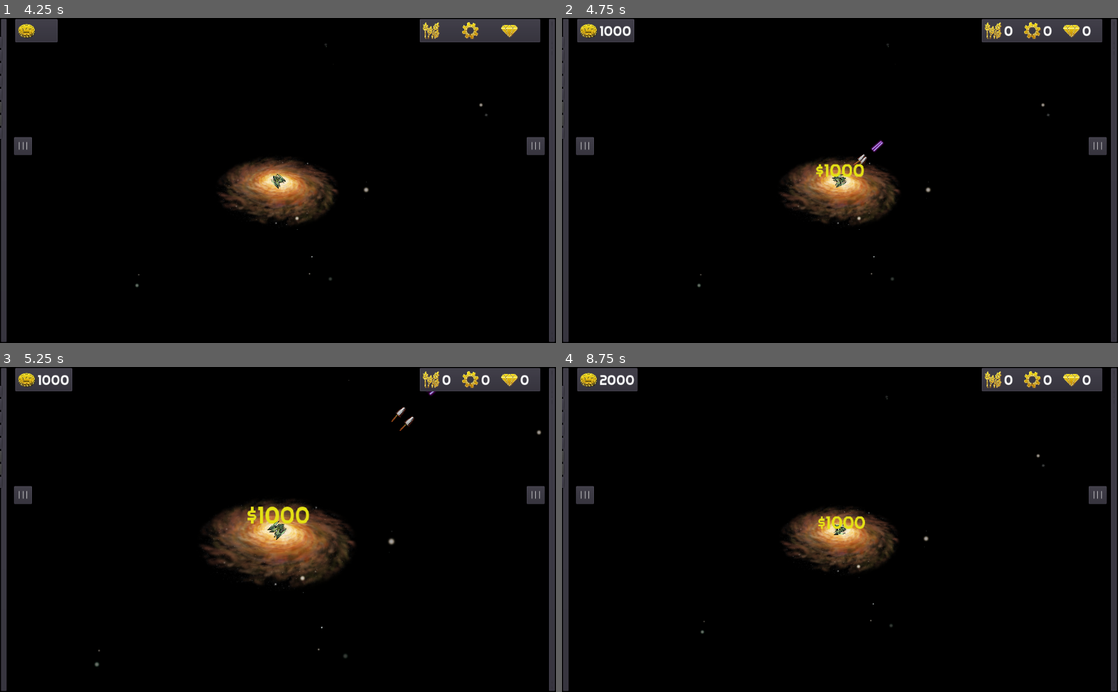
Above: before the commit, frames 1-4 (two rows, left to right).
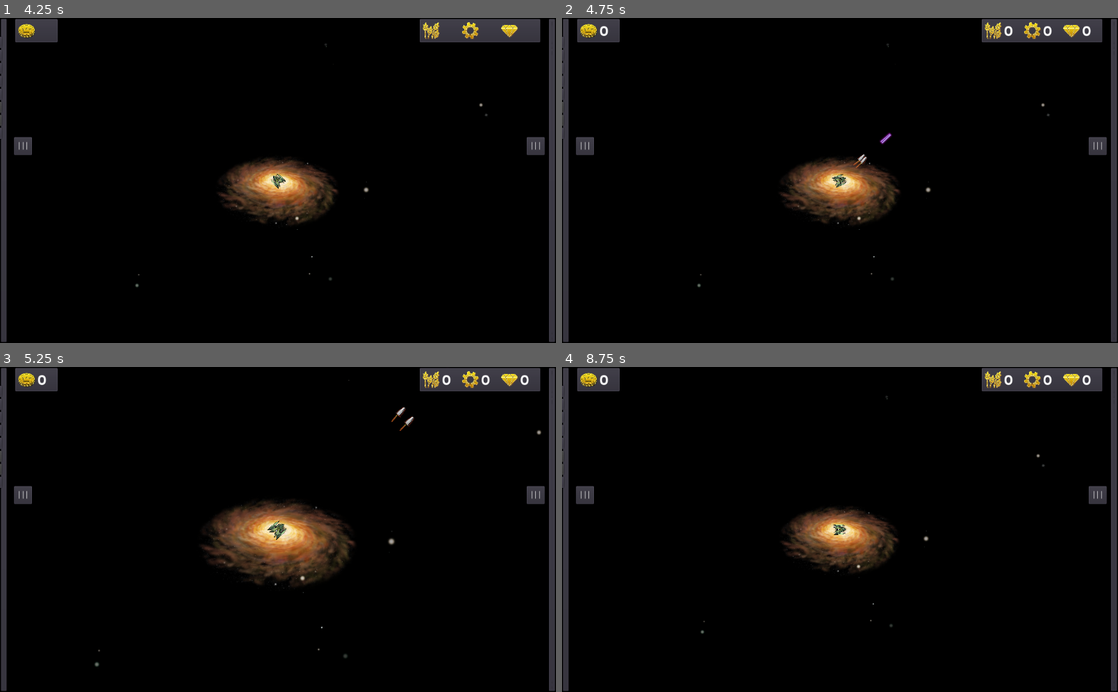
Above: after the commit, the same moments.

Repository: plexsoup/FalconexCommodityBrokers
Game: Godot game, scene res://Main.tscn
Same seed, same stepped clock (60 frames per second), same inputs: the game is played once before the commit and once after it. Sound files missing from this copy of the repository are replaced by a short silence.
Inputs (mouse positions are in pixels of both pictures, inside the frame that each line leads up to):
- Up to frame 1 (4.25 s): tap Enter (ui_accept) at 0.5, 0.77, 3.02, 3.5 s; move the mouse to (400, 164) at 0.52 s; hold Right (ui_right) 0.53-1.25 s; tap Space (shoot) at 0.6 s; click (400, 164) at 0.67 s; click "|||" at 1.25 s; click "|||" at 2 s; move the mouse to (166, 196) at 2.77 s; hold Down (ui_down) 2.78-3.53 s; tap Mouse wheel up (zoom_in) at 2.85 s; move the mouse to (333, 109) at 3.52 s; hold Right (ui_right) from 3.53 s (still down); tap Mouse wheel down (zoom_out) at 3.6 s
- Up to frame 2 (4.75 s): move the mouse to (812, 245) at 4.27 s; release Right (ui_right) at 4.28 s; hold T (cash_popup, bound only before the commit) from 4.28 s (still down); tap Space (shoot) at 4.35 s; click (812, 245) at 4.42 s; tap Enter (ui_accept) at 4.52 s
- Up to frame 3 (5.25 s): move the mouse to (444, 578) at 5.02 s; release T (cash_popup, bound only before the commit) at 5.03 s; hold Left (ui_left) from 5.03 s (still down); tap Mouse wheel up (zoom_in) at 5.1 s
- Up to frame 4 (8.75 s): tap Enter (ui_accept) at 5.27, 6.02, 7.52, 8.27 s; move the mouse to (673, 480) at 5.77 s; tap Mouse wheel down (zoom_out) at 5.85, 8.1 s; move the mouse to (867, 529) at 6.52 s; release Left (ui_left) at 6.53 s; hold Down (ui_down) 6.53-7.28 s; tap Space (shoot) at 6.6 s; click (867, 529) at 6.67 s; move the mouse to (756, 448) at 7.27 s; hold Right (ui_right) 7.28-8.03 s; tap Mouse wheel up (zoom_in) at 7.35 s; move the mouse to (962, 513) at 8.02 s; hold T (cash_popup, bound only before the commit) from 8.03 s (still down)

Frame 1 is identical in both runs. In frame 2, 0.5% of the frame differs, in the area x 6-60%, y 0-49%; in frame 3, 0.6%, in the area x 6-79%, y 0-49%; in frame 4, 0.5%.
Error in both runs: Attempt to call function 'get_global_position' in base 'null instance' on a null instance. (res://planets/TetherToGalaxy.gd:10)

Commit message:
fixed muzzle flash bug
laser wasn't keeping up with the ship.

Diff:
--- a/Design Notes.gd
+++ b/Design Notes.gd
@@ -47,6 +47,10 @@
 
 
 Game-Feel / User Experience Enhancements to Make
+	- needs a music track, but I haven't settled on one
+		- maybe back to bosca.ceoil or turtle.audio
+	- stars could have a self-modulate to make their colors a litle different from each other
+	- be nice to have a couple different planets too
 
 	- when you hit enemies, the second hit should not show a shield
 
@@ -55,7 +59,6 @@
 	- give enemy more behaviour..
 		- vector move towards commodities
 
-	- add a bounce noise to planets?
 
 """
 
--- a/bullets/Laser.gd
+++ b/bullets/Laser.gd
@@ -52,15 +52,13 @@
 
 	if Ticks == 1:
 		showMuzzleFlash()
+		showLaser()
 	elif Ticks == 2:
 		hideMuzzleFlash()
-	elif Ticks == 3:
 		CurrentState = STATES.laser
-		showLaser()
 
-	else:
-		CurrentPos = get_global_position() + Velocity * delta
-		set_global_position( CurrentPos )
+	CurrentPos = get_global_position() + Velocity * delta
+	set_global_position( CurrentPos )
 
 
 func _on_Duration_timeout():
--- a/project.godot
+++ b/project.godot
@@ -95,8 +95,7 @@
 }
 cash_popup={
 "deadzone": 0.5,
-"events": [ Object(InputEventKey,"resource_local_to_scene":false,"resource_name":"","device":0,"alt":false,"shift":false,"control":false,"meta":false,"command":false,"pressed":false,"scancode":84,"unicode":0,"echo":false,"script":null)
- ]
+"events": [  ]
 }
 
 [layer_names]
